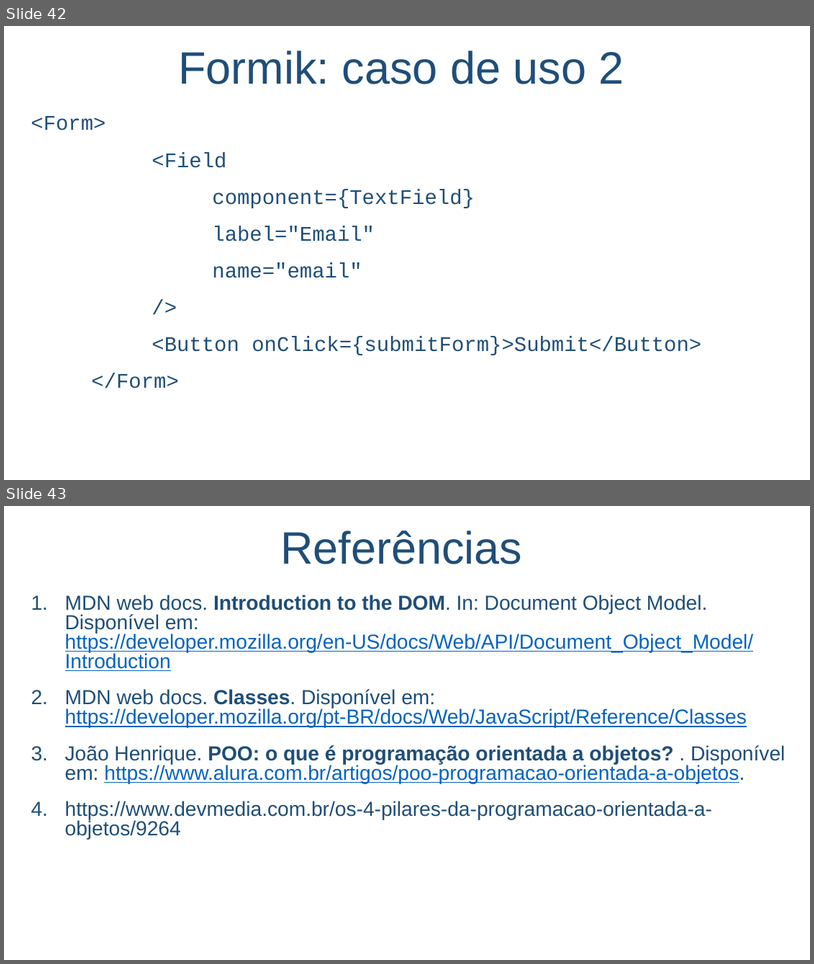
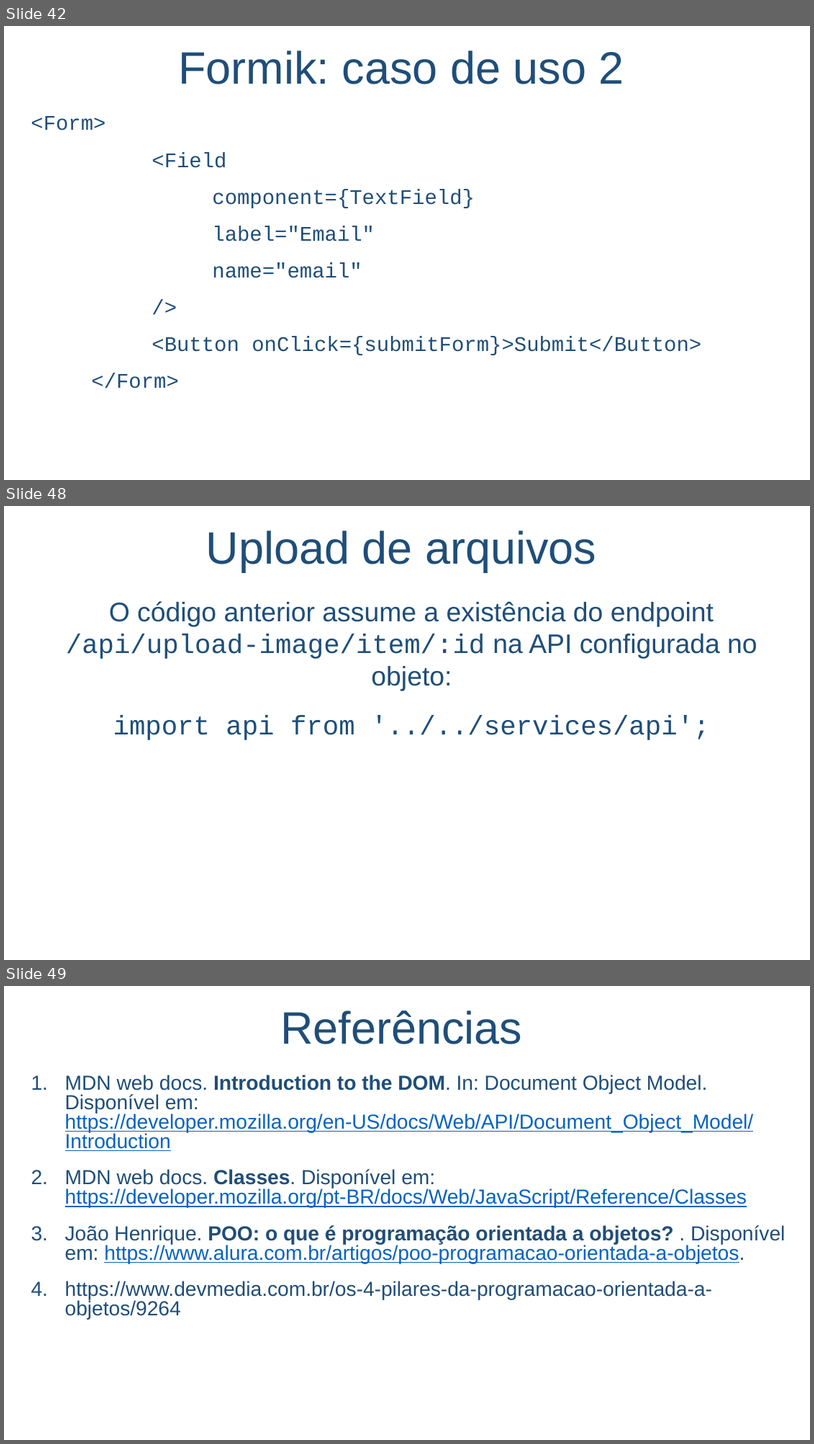
Before and after one commit to salmo-jr/public-slides, a slide deck: React.pptx. Shown one above the other, each under a label of ours: slides 42 and 43 before the commit, slides 42, 48 and 49 after it; the slides between them are not shown. The pictures are 814x964 and 814x1444 pixels, drawn with LibreOffice and Linux fonts; fonts in the diff are those of the drawing; background and template pictures are left out. Boxes give left, top, right and bottom in pixels: in the first picture for what was removed or moved away, otherwise in the second. Text is boxed around its words. In the diff, an @@ line names an element or a change of style, - is before the commit and + after.

```diff
--- a/React.pptx
+++ b/React.pptx
@@ slide 48 added at <box>4,506,810,960</box>, background picture (left out) @@
@@ text added at <box>206,530,597,572</box>, 54 pt, text #1F4E79 @@
+Upload de arquivos
@@ text added at <box>66,601,758,740</box>, 32 pt, text #1F4E79 @@
+O código anterior assume a existência do endpoint /api/upload-image/item/:id na API configurada no objeto:
+import api from '../../services/api';
@@ what was slide 43 is now slide 49 @@
```
Also in this commit, not shown: 5 other slides added, 1 other file.
